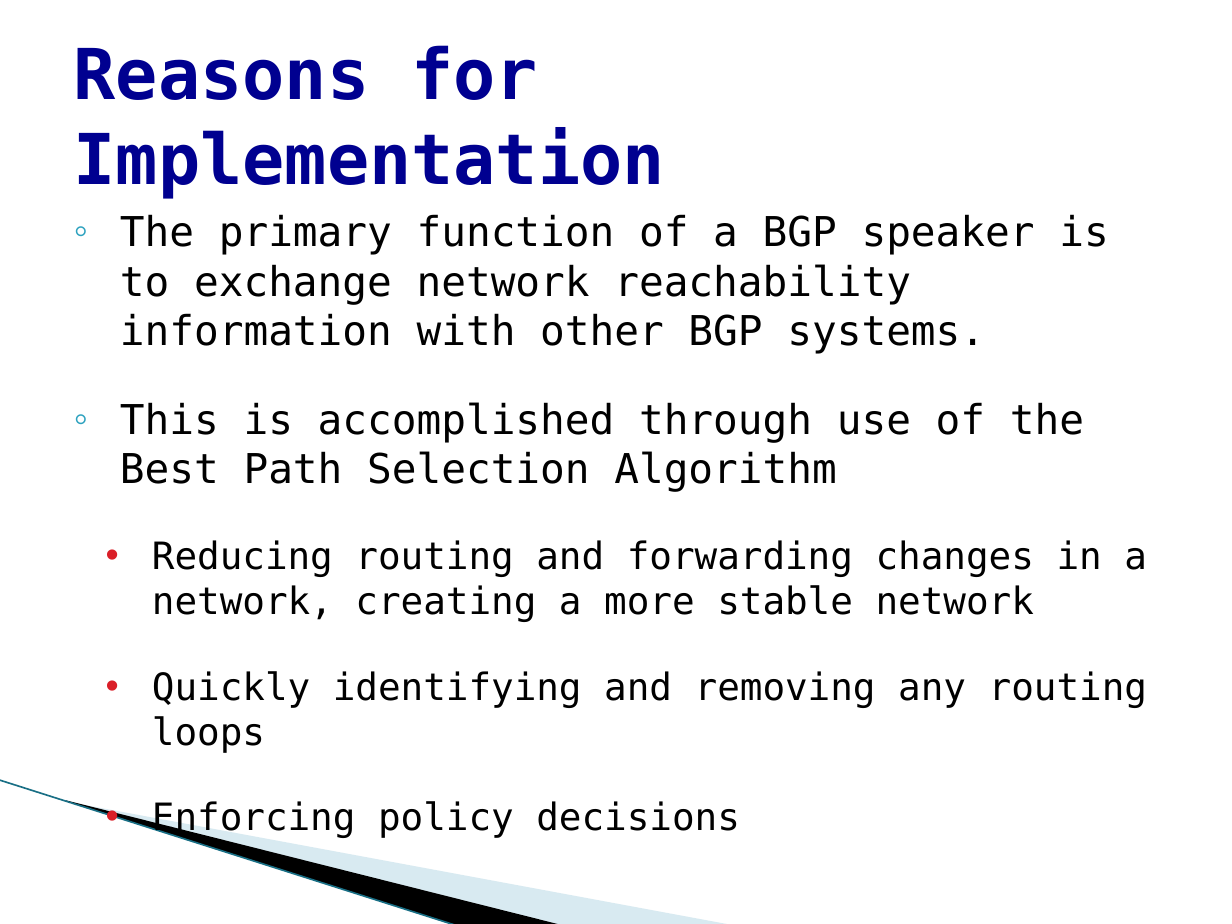
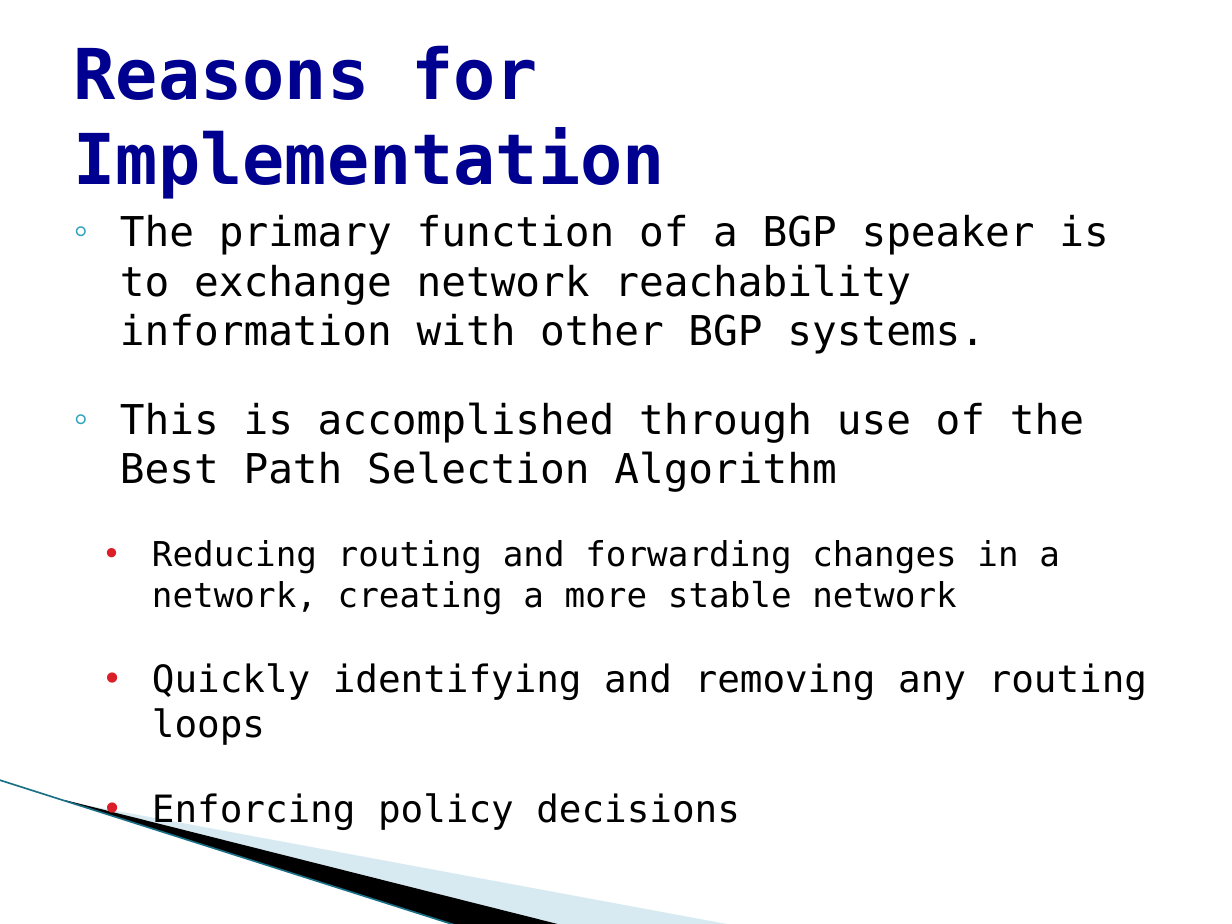
Before and after one commit to Polo08816/COSC650, a slide deck: slide 7 of documents/Presentation BGP.pptx (slide 9 before the commit). Drawn at 1232x924 pixels with LibreOffice and Linux fonts; fonts in the diff are those of the drawing; background and template pictures are left out. Boxes give left, top, right and bottom in pixels: in the first picture for what was removed or moved away, otherwise in the second. Text is boxed around its words. In the diff, an @@ line names an element or a change of style, - is before the commit and + after.

```diff
--- a/documents/Presentation BGP.pptx
+++ b/documents/Presentation BGP.pptx
@@ text at box(152, 540, 1060, 615): size 22 to 20 pt in "Reducing routing and forwarding changes in a ..." @@
```
Also in this commit, not shown: 4 other slides changed, 2 slides removed.
